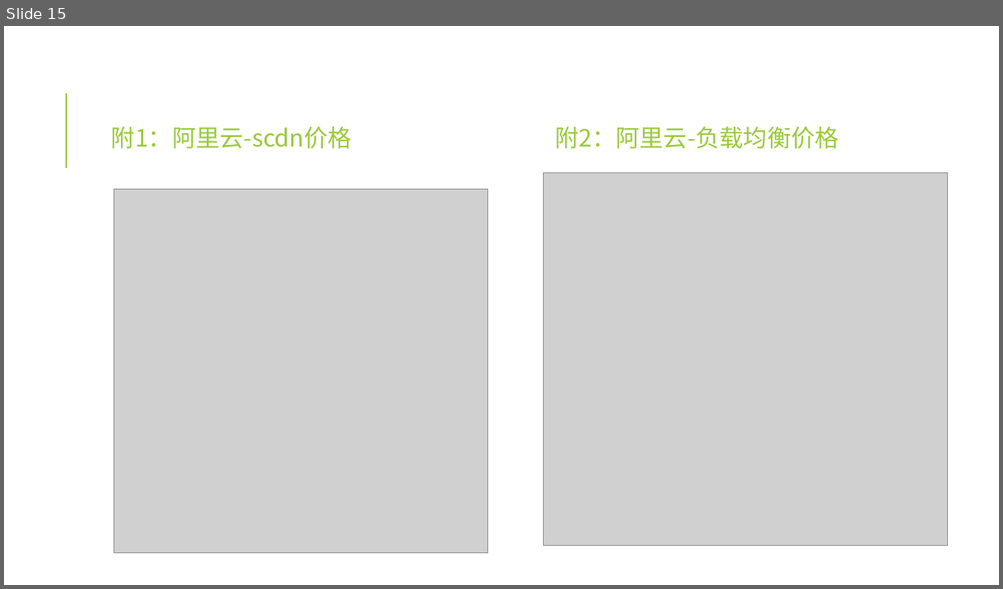
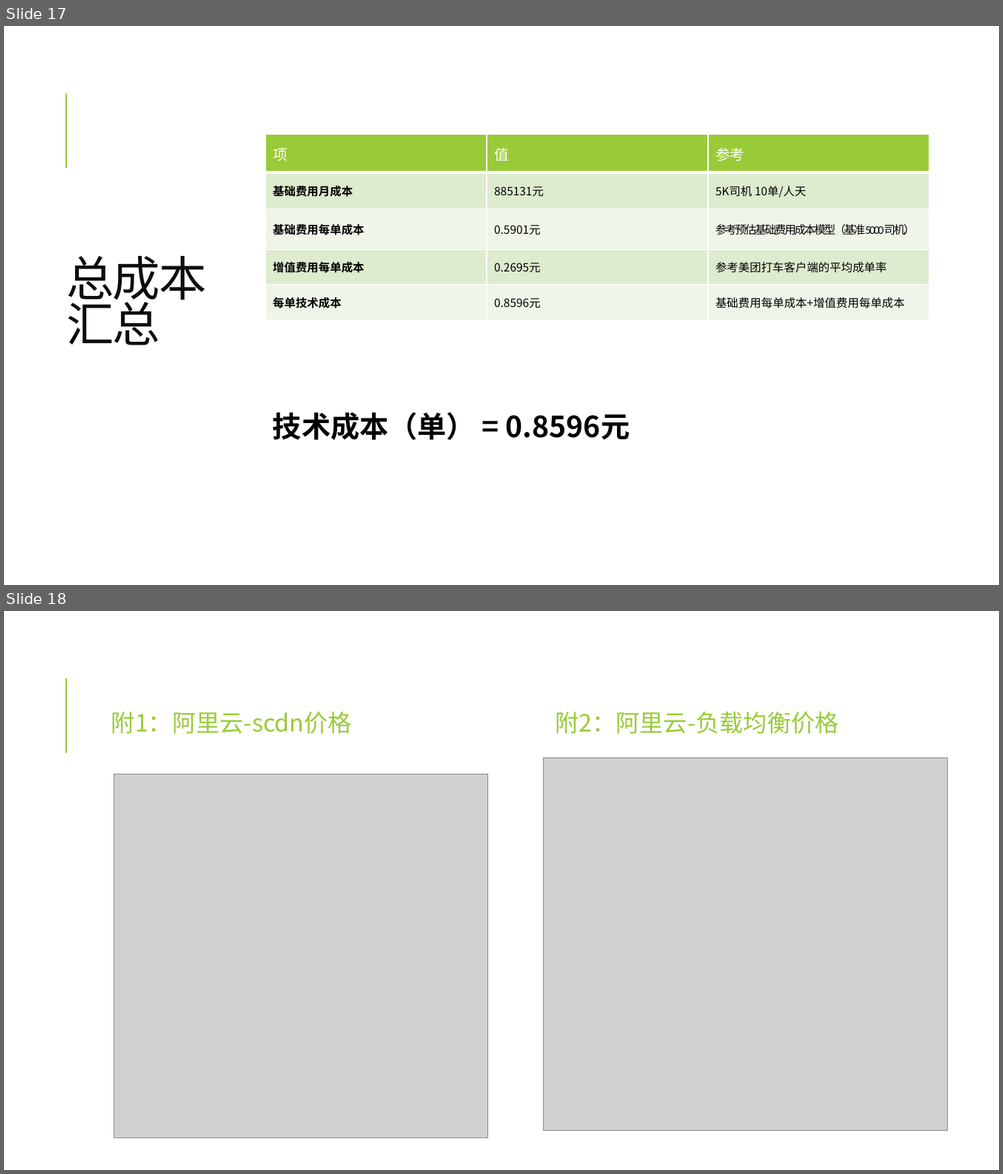
Before and after one commit to gogodog/wiki, a slide deck: 搜谷v2.pptx. Shown one above the other, each under a label of ours: slide 15 before the commit, slides 17 and 18 after it. The pictures are 1003x589 and 1003x1174 pixels, drawn with LibreOffice and Linux fonts; fonts in the diff are those of the drawing; grey boxes stand for pictures. Boxes give left, top, right and bottom in pixels: in the first picture for what was removed or moved away, otherwise in the second. Text is boxed around its words. In the diff, an @@ line names an element or a change of style, - is before the commit and + after.

Commit message:
添加增值成本分开计算

```diff
--- a/搜谷v2.pptx
+++ b/搜谷v2.pptx
@@ slide 17 added at box(4, 26, 999, 585), background #FFFFFF; not listed: 1 template element that a slide beside it also shows @@
@@ table added at box(265, 134, 930, 320), 5 rows, 3 columns @@
+项 | 值 | 参考
+基础费用月成本 | 885131元 | 5K司机 10单/人天
+基础费用每单成本 | 0.5901元 | 参考预估基础费用成本模型（基准5000司机）
+增值费用每单成本 | 0.2695元 | 参考美团打车客户端的平均成单率
+每单技术成本 | 0.8596元 | 基础费用每单成本+增值费用每单成本
@@ title added at box(67, 256, 207, 346), 46 pt, text #0D0D0D @@
+总成本
+汇总
@@ text added at box(273, 412, 629, 440), 28 pt, text #000000, bold @@
+技术成本（单） = 0.8596元
@@ what was slide 15 is now slide 18 @@
```
Also in this commit, not shown: 7 slides changed, 2 other slides added, 3 other files.
